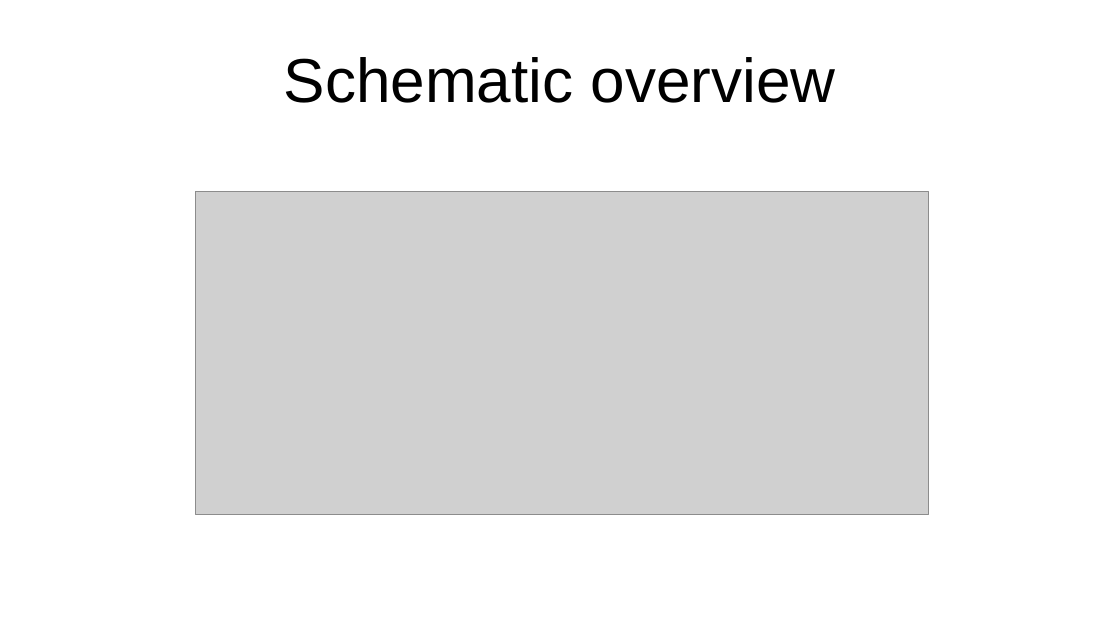
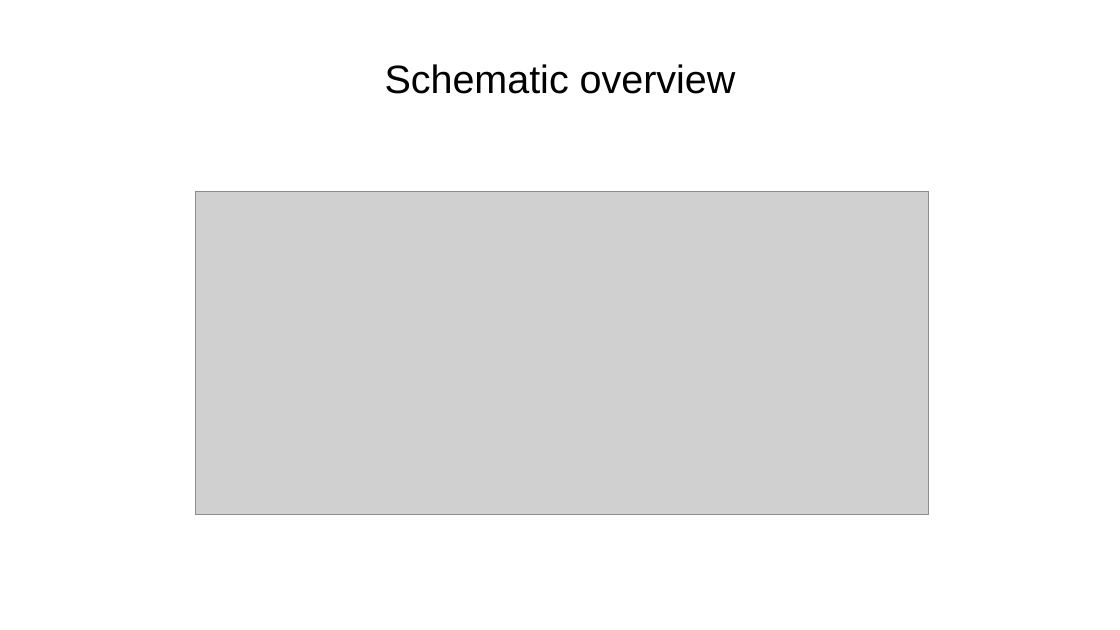
Before and after one commit to nahanoo/toxicity_kuleuven, a slide deck: slide 1 of presentation.odp (slide 2 before the commit). Drawn at 1120x630 pixels with LibreOffice and Linux fonts; fonts in the diff are those of the drawing; grey boxes stand for pictures. Boxes give left, top, right and bottom in pixels: in the first picture for what was removed or moved away, otherwise in the second. Text is boxed around its words. In the diff, an @@ line names an element or a change of style, - is before the commit and + after.

```diff
--- a/presentation.odp
+++ b/presentation.odp
@@ title "Schematic overview" at bbox=[385, 64, 736, 94]: size 44 to 28 pt @@
```
Also in this commit, not shown: 1 other slide changed, 16 slides added, 2 slides removed, 28 other files.
